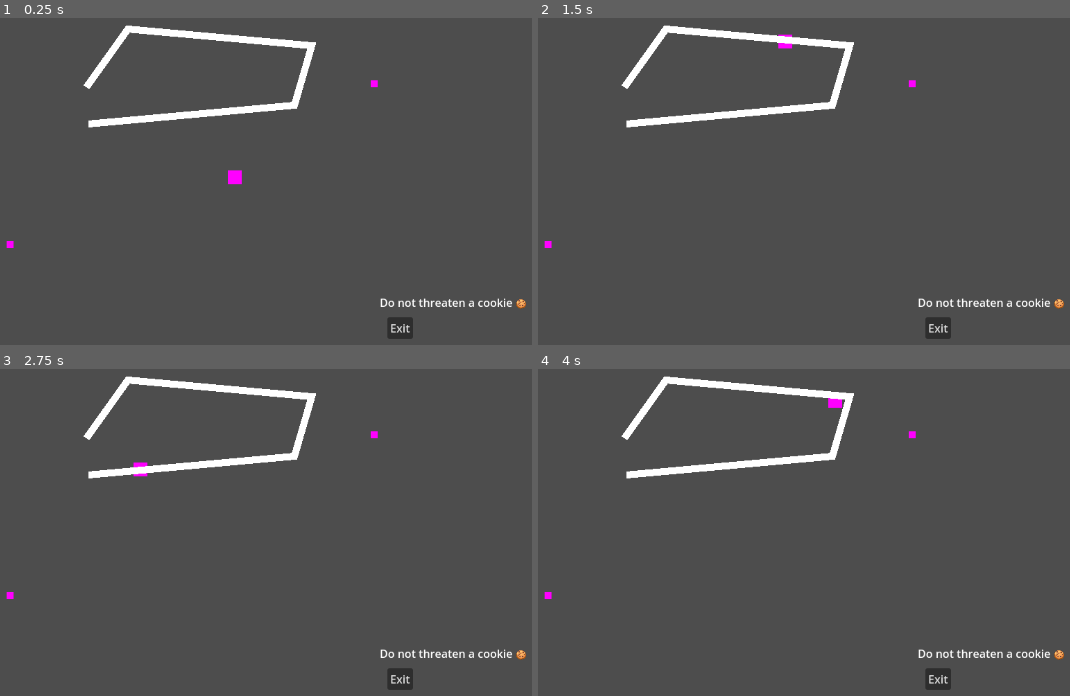
Above: before the commit, frames 1-4 (two rows, left to right).
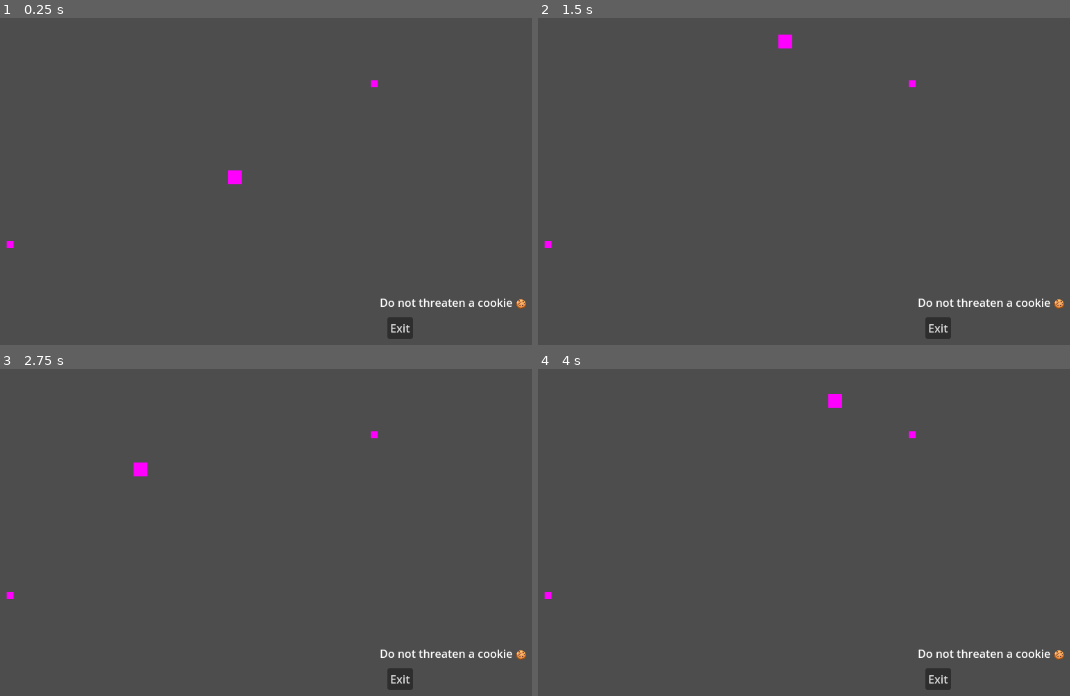
Above: after the commit, the same moments.

Repository: cukeds/CGJ25_CookieD_Phlip45
Game: Godot game, scene res://main.tscn
The game is run twice, just before and just after one commit, with the same random seed, the same clock (stepped at 60 frames per second) and the same inputs.
Inputs:
- Up to frame 1 (0.25 s): no input
- Up to frame 2 (1.5 s): hold Q (speed_up) 0.53-1.28 s
- Up to frame 3 (2.75 s): hold Q (speed_up) from 2.03 s (still down)
- Up to frame 4 (4 s): release Q (speed_up) at 3.53 s

The runs differ from the first frame. In frame 1, 2.3% of the frame differs, in the area x 15-60%, y 2-34%; in frame 2, 2.3%; in frame 3, 2.3%; in frame 4, 2.3%.

Commit message:
Line thingy

Diff:
--- a/cgj25/patrol_route.gd
+++ b/cgj25/patrol_route.gd
@@ -1,3 +1,9 @@
 extends Line2D
 
 class_name PatrolRoute
+
+@export var show_line:bool = false
+
+func _ready() -> void:
+	if show_line:
+		default_color = "#D00"
--- a/cgj25/patrol_route.tscn
+++ b/cgj25/patrol_route.tscn
@@ -3,4 +3,5 @@
 [ext_resource type="Script" path="res://patrol_route.gd" id="1_agkw7"]
 
 [node name="PatrolRoute" type="Line2D"]
+default_color = Color(1, 1, 1, 0)
 script = ExtResource("1_agkw7")
